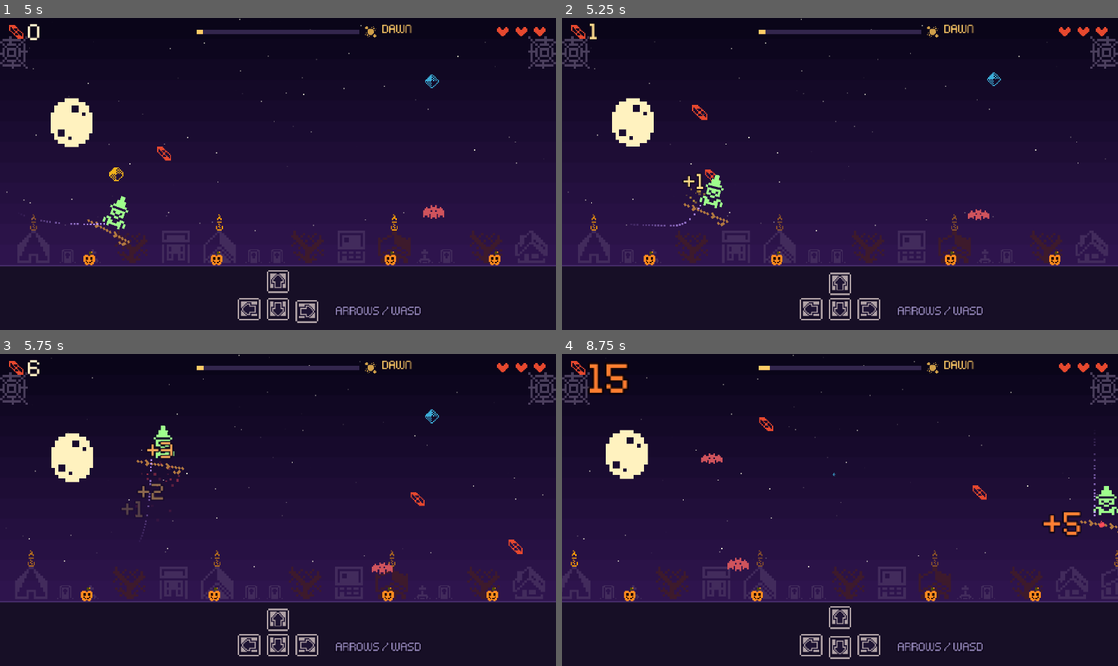
Above: before the commit, frames 1-4 (two rows, left to right).
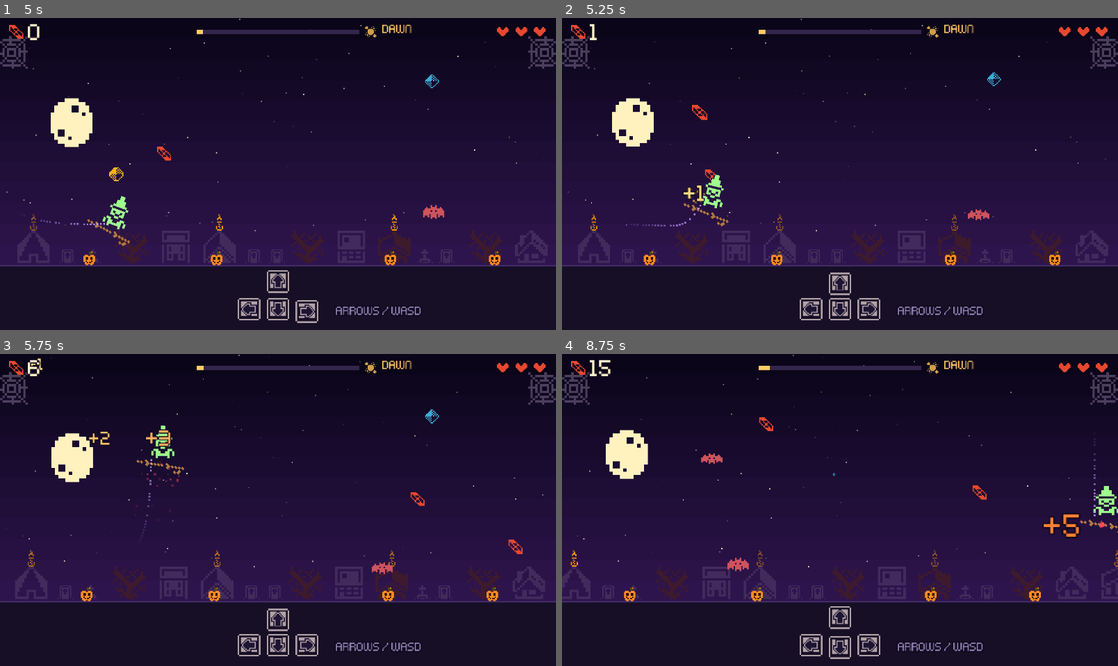
Above: after the commit, the same moments.

Repository: Harindulk/night-broom
Game: Godot game, scene res://main.tscn
Two runs of this game, one before a commit and one after it. Both use one fixed random seed, a clock stepped at 60 frames per second and the inputs below.
Inputs:
- Up to frame 1 (5 s): tap Enter at 0.5 s; hold Up 0.53-2.03 s; hold Left 2.03-3.53 s; hold Down 3.53-4.28 s; hold Right from 4.28 s (still down)
- Up to frame 2 (5.25 s): release Right at 5.03 s; hold Up from 5.03 s (still down)
- Up to frame 3 (5.75 s): keep holding Up
- Up to frame 4 (8.75 s): release Up at 5.78 s; hold Right 5.78-8.03 s; hold Down from 8.03 s (still down)

Frame 1 is identical in both runs. In frame 2, 0.2% of the frame differs, in the area x 4-26%, y 1-60%; in frame 3, 0.5%; in frame 4, 0.7%, in the area x 4-94%, y 1-59%.

Commit message:
Candy +N popup flies to the HUD counter, which bumps on arrival; overlapping popups stack upward

Diff:
--- a/main.gd
+++ b/main.gd
@@ -220,6 +220,28 @@
 	tw.parallel().tween_property(l, "position:y", l.position.y - 18, 0.6).set_ease(Tween.EASE_OUT).set_trans(Tween.TRANS_CUBIC)
 	tw.parallel().tween_property(l, "modulate:a", 0.0, 0.6).set_delay(0.2)
 	tw.tween_callback(l.queue_free)
+
+
+var _candy_pops := 0  # live "+N" popups, so overlapping ones stack upward instead of on top of each other
+func candy_popup(text: String, pos: Vector2, col: Color, bump: float) -> void:
+	var l := label(text, 16, col, world)
+	l.z_index = 6
+	l.position = (pos - Vector2(12, 14 + 12 * _candy_pops)).clamp(Vector2(4, 24), Vector2(W - 64, PLAY_BOTTOM))
+	_candy_pops += 1
+	l.scale = Vector2(1.6, 1.6)
+	var tw := create_tween()
+	tw.tween_property(l, "scale", Vector2.ONE, 0.2).set_trans(Tween.TRANS_BACK).set_ease(Tween.EASE_OUT)
+	# world and HUD share screen coords (camera centred, no zoom), so fly straight to the HUD counter
+	tw.tween_property(l, "position", Vector2(24, 1), 0.45).set_trans(Tween.TRANS_QUAD).set_ease(Tween.EASE_IN)
+	tw.parallel().tween_property(l, "scale", Vector2(0.7, 0.7), 0.45).set_ease(Tween.EASE_IN)
+	tw.tween_callback(func():
+		_candy_pops = maxi(_candy_pops - 1, 0)
+		l.queue_free()
+		lbl_candy.modulate = col
+		lbl_candy.scale = Vector2.ONE * bump
+		var ct := create_tween()
+		ct.tween_property(lbl_candy, "scale", Vector2.ONE, 0.3).set_trans(Tween.TRANS_BACK).set_ease(Tween.EASE_OUT)
+		ct.parallel().tween_property(lbl_candy, "modulate", Color.WHITE, 0.4))
 
 
 # ---------- building ----------
@@ -577,16 +599,11 @@
 			candy += combo
 			play("pickup", 0.9 + combo * 0.12)
 			burst(c.node.position, c.node.get_meta("col"), 8 + combo * 3, 70 + combo * 15)
-			popup("+%d" % combo, c.node.position, Color(1, 0.95, 0.6).lerp(Color(1, 0.5, 0.2), combo / 5.0))
+			candy_popup("+%d" % combo, c.node.position, Color(1, 0.95, 0.6).lerp(Color(1, 0.5, 0.2), combo / 5.0), 1.3 + combo * 0.1)
 			_squash()
 			c.node.queue_free()
 			_spawn_candy()
 			_refresh_hud()
-			lbl_candy.modulate = Color(1, 0.95, 0.6).lerp(Color(1, 0.5, 0.2), combo / 5.0)
-			lbl_candy.scale = Vector2.ONE * (1.3 + combo * 0.15)
-			var ct := create_tween()
-			ct.tween_property(lbl_candy, "scale", Vector2.ONE, 0.3).set_trans(Tween.TRANS_BACK).set_ease(Tween.EASE_OUT)
-			ct.parallel().tween_property(lbl_candy, "modulate", Color.WHITE, 0.4)
 
 
 func _spawn_candy() -> void:
